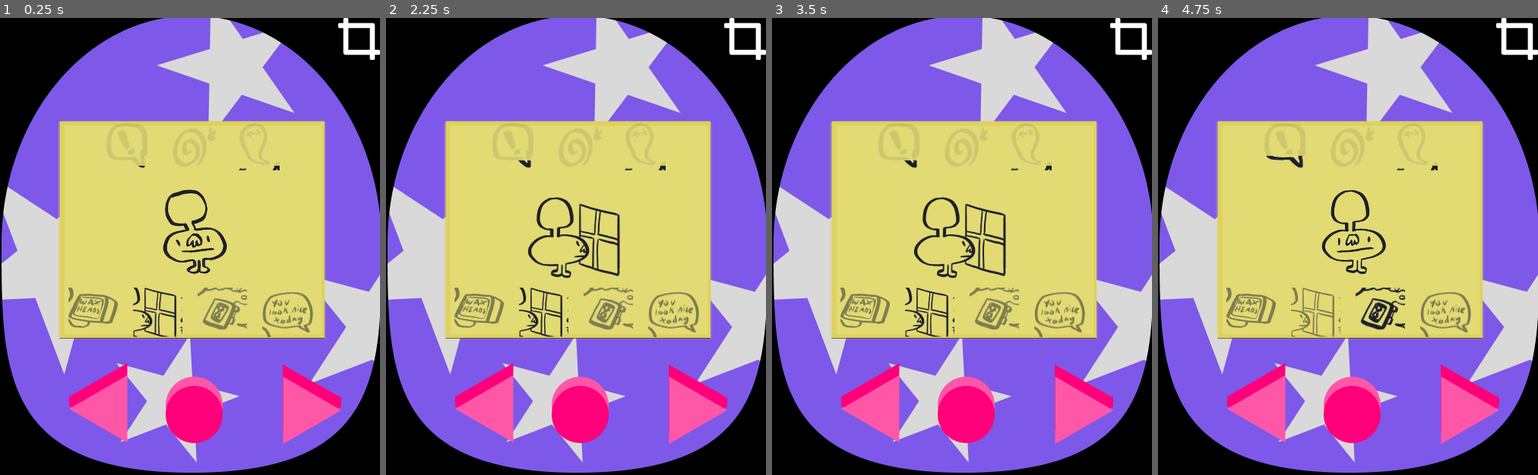
Above: before the commit, frames 1-4 (left to right).
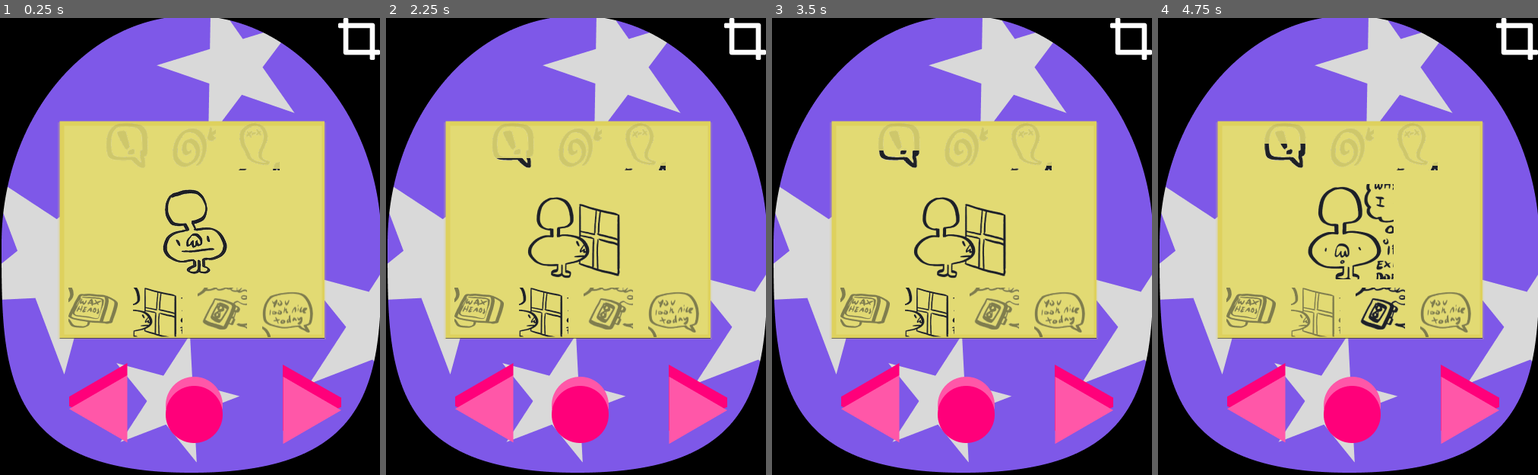
Above: after the commit, the same moments.

Repository: rothiotome/existengotchi-mjw17
Game: Godot game, scene res://scenes/world.tscn
The game is run twice, just before and just after one commit, with the same random seed, the same clock (stepped at 60 frames per second) and the same inputs.
Inputs (mouse positions are in pixels of both pictures, inside the frame that each line leads up to):
- Up to frame 1 (0.25 s): no input
- Up to frame 2 (2.25 s): click (579, 411) at 0.5 s; click (690, 411) at 1.25 s; click (492, 411) at 2 s
- Up to frame 3 (3.5 s): click (1129, 40) at 2.75 s
- Up to frame 4 (4.75 s): click (1351, 411) at 3.5 s; click (1462, 411) at 4.25 s

The runs differ from the first frame. In frame 1, less than 0.1% of the frame differs, in the area x 36-74%, y 32-33%; in frame 2, less than 0.1%; in frame 3, 0.1%; in frame 4, 1.7%, in the area x 28-62%, y 27-58%.

Commit message:
animated states

Diff:
--- a/scenes/world.tscn
+++ b/scenes/world.tscn
@@ -11,6 +11,7 @@
 [ext_resource type="Shader" path="res://shaders/progress_bar.gdshader" id="4_xrqwi"]
 [ext_resource type="Texture2D" uid="uid://cvqdgurgg1hkw" path="res://art/ButtonPressed.png" id="4_yorv4"]
 [ext_resource type="Texture2D" uid="uid://biov067vi24yo" path="res://art/RightReleased.png" id="6_1xujt"]
+[ext_resource type="Script" path="res://scripts/state.gd" id="6_647pm"]
 [ext_resource type="Script" path="res://scripts/action_menu.gd" id="6_p1swq"]
 [ext_resource type="Texture2D" uid="uid://df7ham40ijue7" path="res://art/resize.png" id="6_xv50p"]
 [ext_resource type="Texture2D" uid="uid://ca0wwwjw1xx48" path="res://art/actions/WaxHeadsIcon.png" id="6_ykrpd"]
@@ -351,16 +352,19 @@
 material = SubResource("ShaderMaterial_nqr0b")
 layout_mode = 2
 texture = ExtResource("2_ufgsa")
+script = ExtResource("6_647pm")
 
 [node name="Overwhelmed" type="TextureRect" parent="Panel/StateMenu"]
 material = SubResource("ShaderMaterial_nd57g")
 layout_mode = 2
 texture = ExtResource("3_48uuk")
+script = ExtResource("6_647pm")
 
 [node name="FearDeath" type="TextureRect" parent="Panel/StateMenu"]
 material = SubResource("ShaderMaterial_1vt4l")
 layout_mode = 2
 texture = ExtResource("4_8u0cd")
+script = ExtResource("6_647pm")
 
 [node name="ActionMenu" type="HBoxContainer" parent="Panel"]
 unique_name_in_owner = true
@@ -446,7 +450,7 @@
 unique_name_in_owner = true
 position = Vector2(246, 279)
 sprite_frames = SubResource("SpriteFrames_4u277")
-animation = &"Idle"
+animation = &"Compliment"
 autoplay = "Idle"
 script = ExtResource("20_iy2gj")
 
--- a/scripts/drag_window.gd
+++ b/scripts/drag_window.gd
@@ -33,7 +33,7 @@
 }
 
 var ticks: Dictionary = {
-	"InnerThoughts": 1,
+	"InnerThoughts": 2,
 	"Overwhelmed": -1,
 	"FearDeath": 1,
 }
@@ -47,7 +47,7 @@
 	if event is InputEventMouseButton and event.button_index == MOUSE_BUTTON_LEFT:
 		if event.is_pressed():
 			following = true
-			dragging_start_position = get_local_mouse_position()
+			dragging_start_position = get_global_mouse_position()
 		if event.is_released():
 			following = false
 
--- /dev/null
+++ b/scripts/state.gd
@@ -0,0 +1,23 @@
+extends TextureRect
+
+var target_value = 0
+var current_value = 0
+
+var tween
+
+func _ready():
+	set_shader_value(current_value)
+
+func set_value(value):
+	target_value = value
+	if tween:
+		tween.stop()
+		tween.kill()
+	tween = create_tween()
+	tween.tween_method(set_shader_value, current_value, target_value, 1)
+	tween.play()
+
+
+func set_shader_value(value: float):
+	material.set_shader_parameter("current_val", value);
+	current_value = value
--- a/scripts/states_menu.gd
+++ b/scripts/states_menu.gd
@@ -13,6 +13,6 @@
 func update_states(action_effects):
 	for n in action_effects:
 		states[n] = max(states[n] + action_effects[n], 0)
-		var texture_rect = get_node(n) as TextureRect
-		texture_rect.material.set_shader_parameter("current_val", states[n])
+		var state = get_node(n)
+		state.set_value(states[n])
 	states_updated.emit(states)
Not shown: 1 places in scenes/world.tscn that only renumber resources
